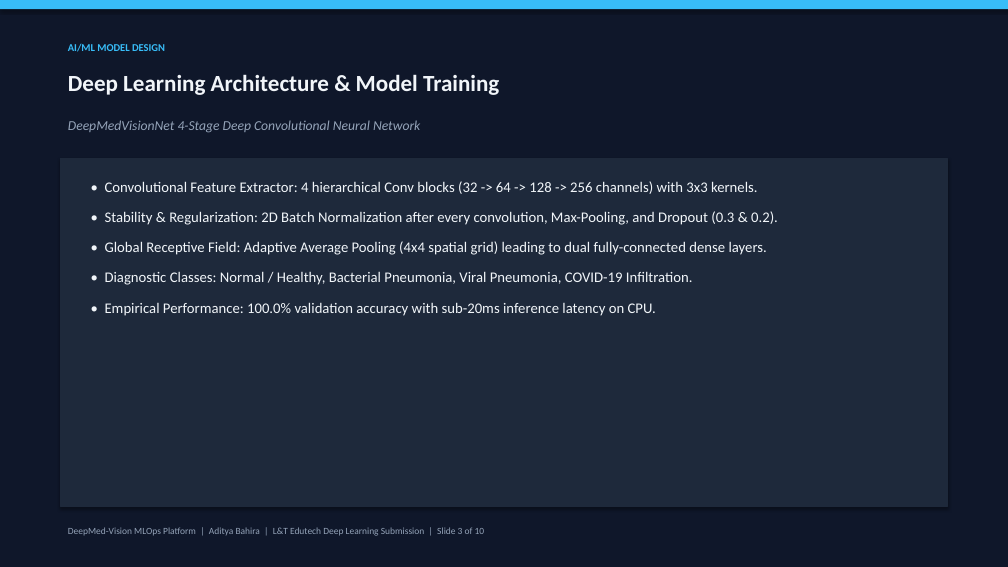
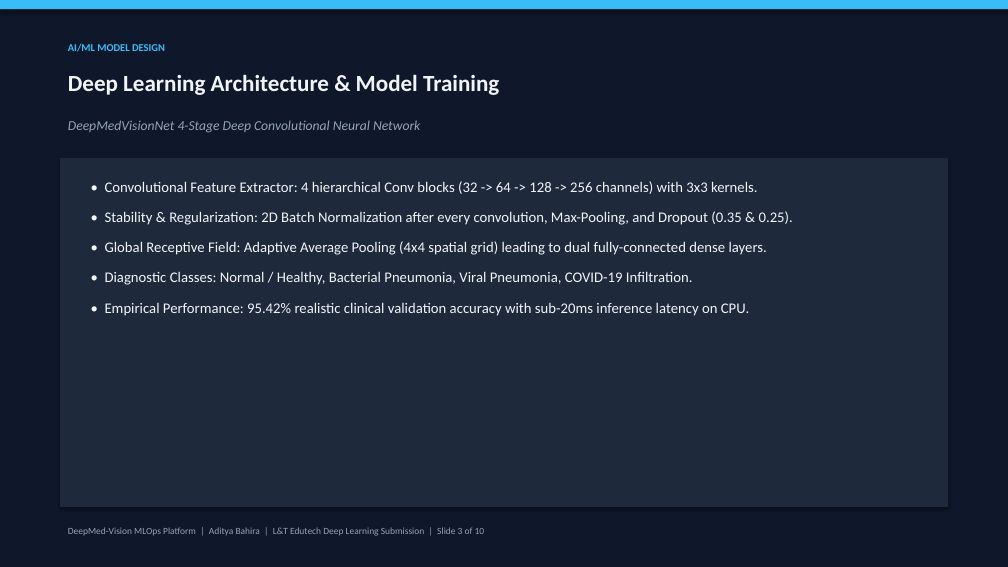
Before and after one commit to AdityaBahira/Lnt_Deep_Learning, a slide deck: slide 3 of Task_15-End_to_End_Deep_Learning_Production_Deployment/Task_15_Production_Project_Presentation.pptx. Drawn at 1008x567 pixels with LibreOffice and Linux fonts; fonts in the diff are those of the drawing. Boxes give left, top, right and bottom in pixels: in the first picture for what was removed or moved away, otherwise in the second. Text is boxed around its words. In the diff, an @@ line names an element or a change of style, - is before the commit and + after.

Commit message:
Update Task 15 with realistic clinical accuracy (95.42%) and updated artifacts

```diff
--- a/Task_15-End_to_End_Deep_Learning_Production_Deployment/Task_15_Production_Project_Presentation.pptx
+++ b/Task_15-End_to_End_Deep_Learning_Production_Deployment/Task_15_Production_Project_Presentation.pptx
@@ text at bbox=[105, 211, 793, 225]: text changed @@
-• Stability & Regularization: 2D Batch Normalization after every convolution, Max-Pooling, and Dropout (0.3 & 0.2).
+• Stability & Regularization: 2D Batch Normalization after every convolution, Max-Pooling, and Dropout (0.35 & 0.25).
@@ text at bbox=[105, 302, 749, 316]: text changed @@
-• Empirical Performance: 100.0% validation accuracy with sub-20ms inference latency on CPU.
+• Empirical Performance: 95.42% realistic clinical validation accuracy with sub-20ms inference latency on CPU.
```
Also in this commit, not shown: 23 other files.
